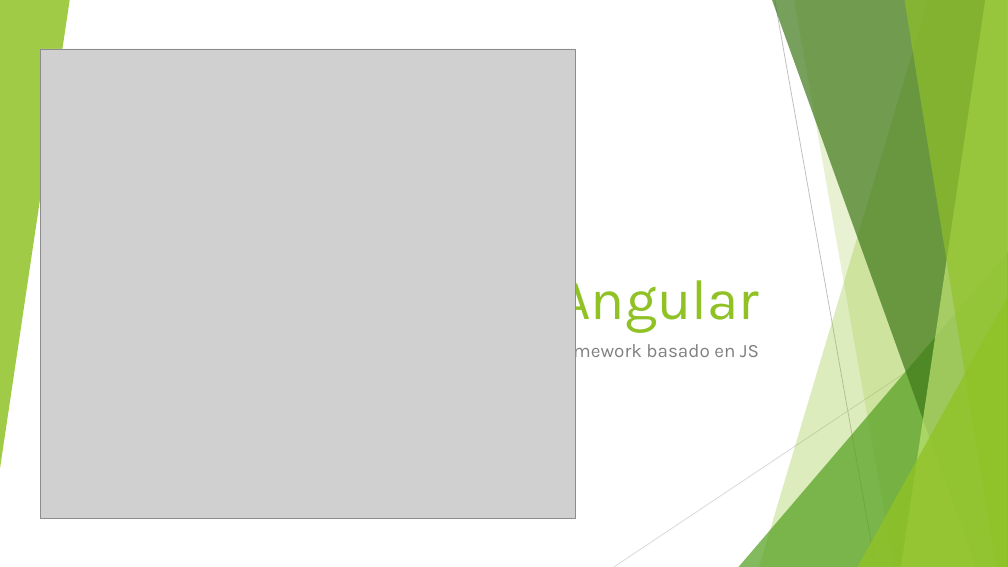
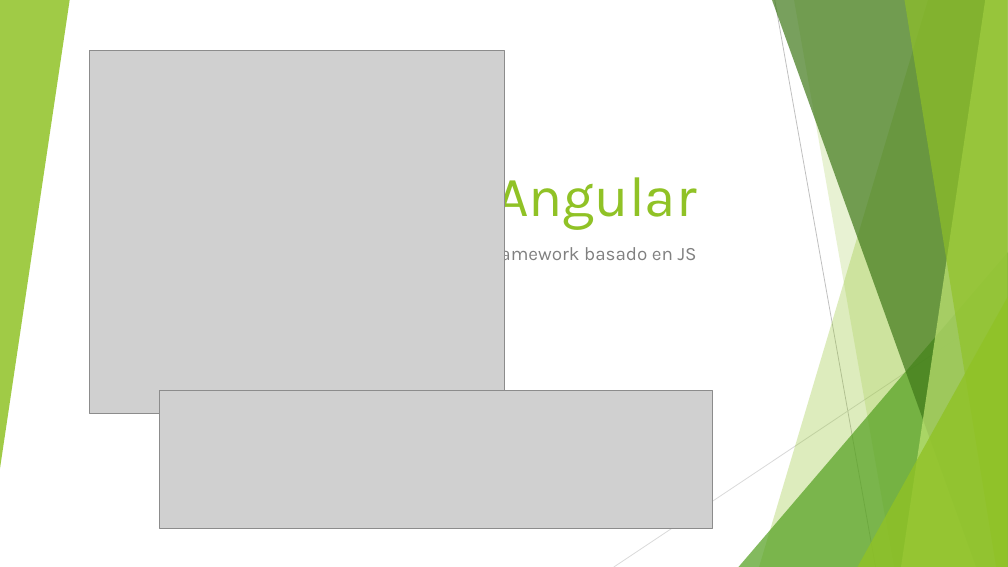
Before and after one commit to jpchSubzero/tartaro, a slide deck: slide 1 of angular/eShopApp/Recursos/Angular.pptx. Drawn at 1008x567 pixels with LibreOffice and Linux fonts; fonts in the diff are those of the drawing; grey boxes stand for pictures. Boxes give left, top, right and bottom in pixels: in the first picture for what was removed or moved away, otherwise in the second. Text is boxed around its words. In the diff, an @@ line names an element or a change of style, - is before the commit and + after.

```diff
--- a/angular/eShopApp/Recursos/Angular.pptx
+++ b/angular/eShopApp/Recursos/Angular.pptx
@@ picture: place and size @@
-picture at (41, 49, 575, 518)
+picture at (90, 51, 504, 414)
@@ title "Angular": place and size @@
-title "Angular" at (558, 268, 759, 333)
+title "Angular" at (496, 165, 697, 230)
@@ subtitle "Framework basado en JS": place and size @@
-subtitle "Framework basado en JS" at (546, 340, 759, 363)
+subtitle "Framework basado en JS" at (484, 243, 697, 266)
@@ picture added at (160, 390, 713, 529) @@
```
Also in this commit, not shown: 18 other slides changed, 10 slides added, 43 other files.
